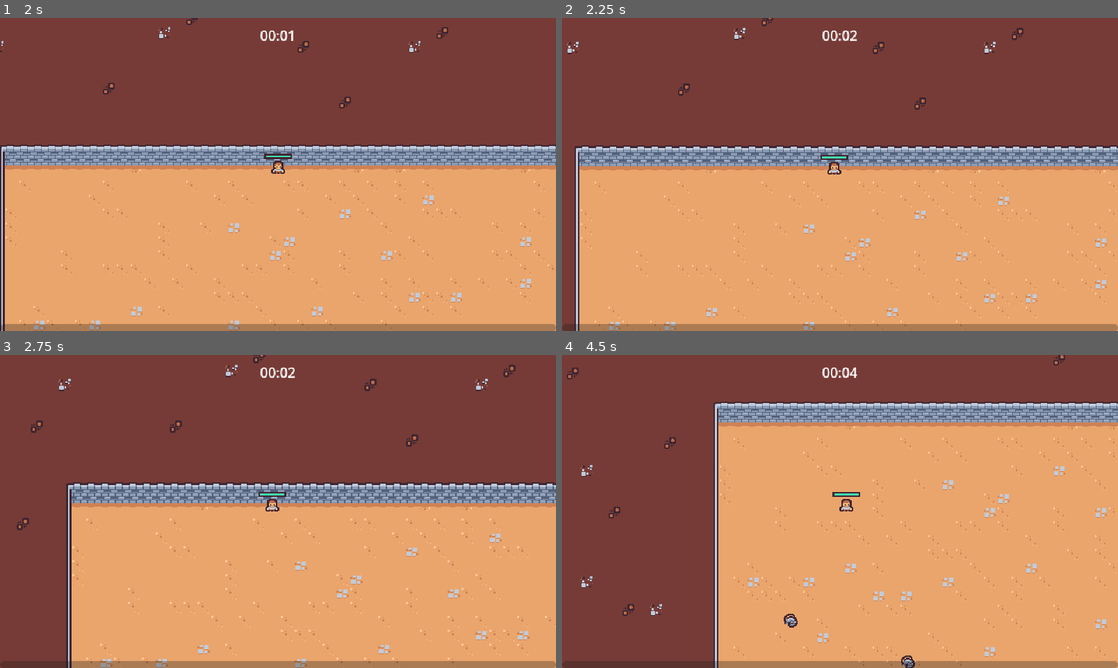
Above: before the commit, frames 1-4 (two rows, left to right).
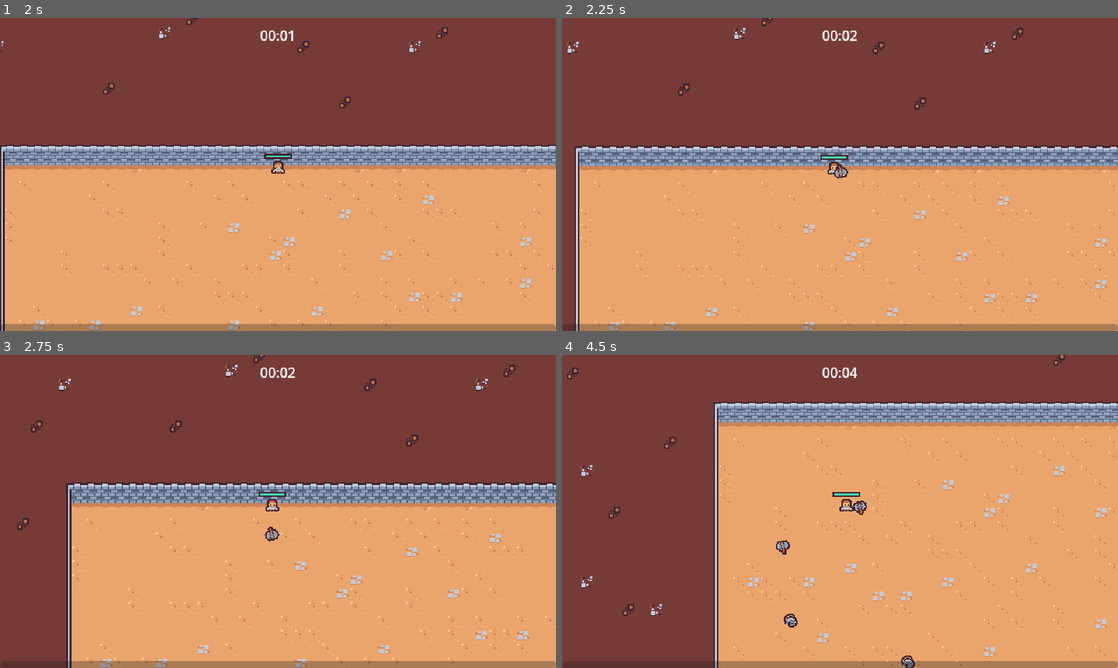
Above: after the commit, the same moments.

Repository: river-zero/FakepireSurvivors
Game: Godot game, scene res://scene/main/main.tscn
Same seed, same stepped clock (60 frames per second), same inputs: the game is played once before the commit and once after it.
Inputs (mouse positions are in pixels of both pictures, inside the frame that each line leads up to):
- Up to frame 1 (2 s): move the mouse to (250, 237) at 0.52 s; press the mouse at (250, 237) at 0.53 s; hold W (move_up) from 0.53 s (still down); move the mouse to (444, 221) at 1.27 s; release the mouse at (444, 221) at 1.28 s; click (444, 221) at 1.35 s
- Up to frame 2 (2.25 s): move the mouse to (673, 127) at 2.02 s; release W (move_up) at 2.03 s; press the mouse at (673, 127) at 2.03 s; hold A (move_left) from 2.03 s (still down)
- Up to frame 3 (2.75 s): keep holding A (move_left)
- Up to frame 4 (4.5 s): move the mouse to (867, 511) at 2.77 s; release the mouse at (867, 511) at 2.78 s; click (867, 511) at 2.85 s; move the mouse to (756, 433) at 3.52 s; release A (move_left) at 3.53 s; press the mouse at (756, 433) at 3.53 s; hold S (move_down) 3.53-4.28 s; move the mouse to (962, 495) at 4.27 s; release the mouse at (962, 495) at 4.28 s; hold D (move_right) from 4.28 s (still down); click (962, 495) at 4.35 s

Frame 1 is identical in both runs. In frame 2, less than 0.1% of the frame differs, in the area x 48-52%, y 46-52%; in frame 3, less than 0.1%; in frame 4, 0.2%, in the area x 38-55%, y 46-64%.

Commit message:
추가: 도끼 무기 추가

Diff:
--- /dev/null
+++ b/scene/ability/axe_ability/axe_ability.gd
@@ -0,0 +1,25 @@
+extends Node2D
+
+const MAX_RADIUS = 100
+
+@onready var hitbox_component = $HitboxComponent
+
+var base_rotation = Vector2.RIGHT
+
+func _ready():
+	base_rotation = Vector2.RIGHT.rotated(randf_range(0, TAU))
+
+	var tween = create_tween()
+	tween.tween_method(tween_method, 0.0, 2.0, 3)
+	tween.tween_callback(queue_free)
+
+func tween_method(rotation: float):
+	var percent = rotation / 2
+	var current_radius = percent * MAX_RADIUS
+	var current_directino = base_rotation.rotated(rotation * TAU)
+
+	var player = get_tree().get_first_node_in_group("player")
+	if player == null:
+		return
+
+	global_position = player.global_position + (current_directino * current_radius)
--- /dev/null
+++ b/scene/ability/axe_ability/axe_ability.tscn
@@ -0,0 +1,62 @@
+[gd_scene load_steps=8 format=3 uid="uid://db5jqmvswj0xn"]
+
+[ext_resource type="Script" path="res://scene/ability/axe_ability/axe_ability.gd" id="1_175dc"]
+[ext_resource type="Texture2D" uid="uid://ctl14gus1wyup" path="res://scene/ability/axe_ability/axe.png" id="1_hedyy"]
+[ext_resource type="PackedScene" uid="uid://cnirq617bjfqa" path="res://scene/component/hitbox_component.tscn" id="3_luuu5"]
+
+[sub_resource type="Animation" id="Animation_66nxt"]
+resource_name = "default"
+length = 0.5
+loop_mode = 1
+tracks/0/type = "value"
+tracks/0/imported = false
+tracks/0/enabled = true
+tracks/0/path = NodePath("Sprite2D:rotation")
+tracks/0/interp = 1
+tracks/0/loop_wrap = true
+tracks/0/keys = {
+"times": PackedFloat32Array(0, 0.5),
+"transitions": PackedFloat32Array(1, 1),
+"update": 0,
+"values": [0.0, 6.28319]
+}
+
+[sub_resource type="Animation" id="Animation_0ew88"]
+length = 0.001
+tracks/0/type = "value"
+tracks/0/imported = false
+tracks/0/enabled = true
+tracks/0/path = NodePath("Sprite2D:rotation")
+tracks/0/interp = 1
+tracks/0/loop_wrap = true
+tracks/0/keys = {
+"times": PackedFloat32Array(0),
+"transitions": PackedFloat32Array(1),
+"update": 0,
+"values": [0.0]
+}
+
+[sub_resource type="AnimationLibrary" id="AnimationLibrary_e2lyq"]
+_data = {
+"RESET": SubResource("Animation_0ew88"),
+"default": SubResource("Animation_66nxt")
+}
+
+[sub_resource type="CircleShape2D" id="CircleShape2D_rgnye"]
+
+[node name="AxeAbility" type="Node2D"]
+script = ExtResource("1_175dc")
+
+[node name="AnimationPlayer" type="AnimationPlayer" parent="."]
+libraries = {
+"": SubResource("AnimationLibrary_e2lyq")
+}
+autoplay = "default"
+
+[node name="Sprite2D" type="Sprite2D" parent="."]
+texture = ExtResource("1_hedyy")
+
+[node name="HitboxComponent" parent="." instance=ExtResource("3_luuu5")]
+
+[node name="CollisionShape2D" type="CollisionShape2D" parent="HitboxComponent"]
+shape = SubResource("CircleShape2D_rgnye")
--- /dev/null
+++ b/scene/ability/axe_ability_controller/axe_ability_controller.gd
@@ -0,0 +1,22 @@
+extends Node
+
+@export var axe_ability_scene: PackedScene
+
+var damage = 10
+
+func _ready():
+	$Timer.timeout.connect(on_timer_timeout)
+
+func on_timer_timeout():
+	var player = get_tree(). get_first_node_in_group("player") as Node2D
+	if player == null:
+		return
+
+	var foreground = get_tree().get_first_node_in_group("foreground_layer") as Node2D
+	if foreground == null:
+		return
+
+	var axe_instance = axe_ability_scene.instantiate() as Node2D
+	foreground.add_child(axe_instance)
+	axe_instance.global_position = player.global_position
+	axe_instance.hitbox_component.damage = damage
--- /dev/null
+++ b/scene/ability/axe_ability_controller/axe_ability_controller.tscn
@@ -0,0 +1,12 @@
+[gd_scene load_steps=3 format=3 uid="uid://bo3prq2vgbb20"]
+
+[ext_resource type="Script" path="res://scene/ability/axe_ability_controller/axe_ability_controller.gd" id="1_okwkr"]
+[ext_resource type="PackedScene" uid="uid://db5jqmvswj0xn" path="res://scene/ability/axe_ability/axe_ability.tscn" id="2_2txac"]
+
+[node name="AxeAbilityController" type="Node"]
+script = ExtResource("1_okwkr")
+axe_ability_scene = ExtResource("2_2txac")
+
+[node name="Timer" type="Timer" parent="."]
+wait_time = 2.0
+autostart = true
--- a/scene/game_object/player/player.tscn
+++ b/scene/game_object/player/player.tscn
@@ -1,9 +1,10 @@
-[gd_scene load_steps=10 format=3 uid="uid://dx74shwcvpu82"]
+[gd_scene load_steps=11 format=3 uid="uid://dx74shwcvpu82"]
 
 [ext_resource type="Texture2D" uid="uid://bnwypkvplc602" path="res://scene/game_object/player/player.png" id="1_8osfa"]
 [ext_resource type="Script" path="res://scene/game_object/player/player.gd" id="1_gukri"]
 [ext_resource type="PackedScene" uid="uid://da758g1v4sf3m" path="res://scene/component/health_component.tscn" id="2_0qny3"]
 [ext_resource type="PackedScene" uid="uid://b6u2upxcrey52" path="res://scene/ability/sword_ability_controller/sword_ability_controller.tscn" id="2_2rwqn"]
+[ext_resource type="PackedScene" uid="uid://bo3prq2vgbb20" path="res://scene/ability/axe_ability_controller/axe_ability_controller.tscn" id="4_kgnep"]
 
 [sub_resource type="StyleBoxFlat" id="StyleBoxFlat_aq1ra"]
 bg_color = Color(0.247059, 0.14902, 0.192157, 1)
@@ -35,6 +36,8 @@
 [node name="AbilityManager" type="Node" parent="."]
 
 [node name="SwordAbilityController" parent="AbilityManager" instance=ExtResource("2_2rwqn")]
+
+[node name="AxeAbilityController" parent="AbilityManager" instance=ExtResource("4_kgnep")]
 
 [node name="DamageInterverTimer" type="Timer" parent="."]
 wait_time = 0.5
Binary file added: scene/ability/axe_ability/axe.png
Not shown, added: scene/ability/axe_ability/axe.png.import
